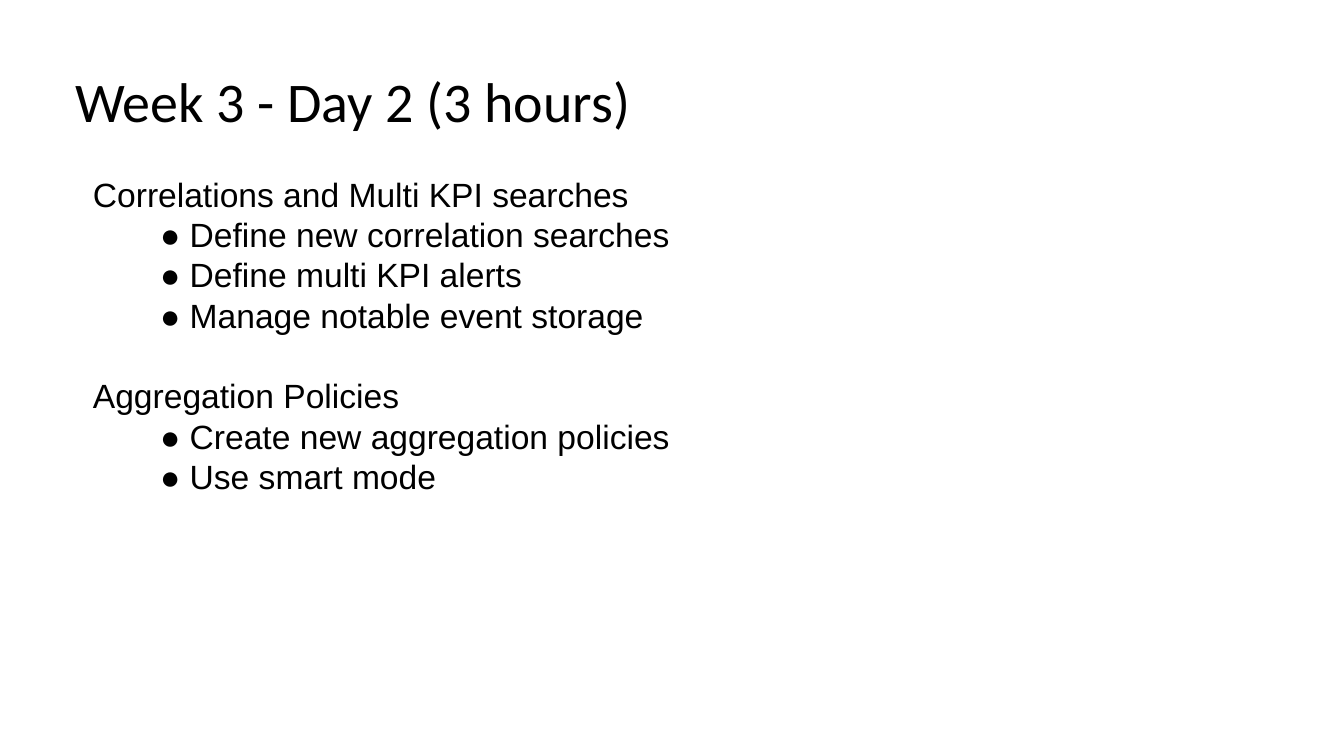
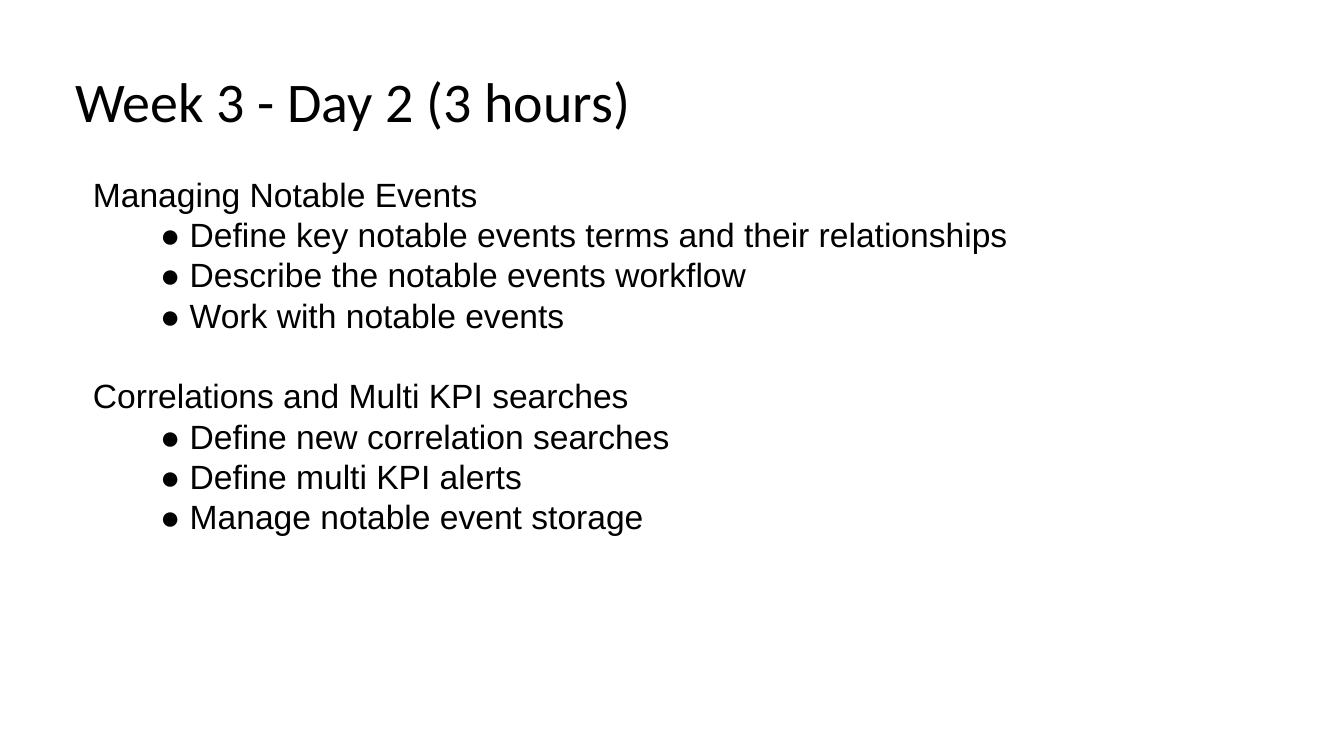
Before and after one commit to prachisaxena123/spl_itsi, a slide deck: slide 7 of course plan.pptx. Drawn at 1344x756 pixels with LibreOffice and Linux fonts; fonts in the diff are those of the drawing. Boxes give left, top, right and bottom in pixels: in the first picture for what was removed or moved away, otherwise in the second. Text is boxed around its words. In the diff, an @@ line names an element or a change of style, - is before the commit and + after.

```diff
--- a/course plan.pptx
+++ b/course plan.pptx
@@ text at bbox=[93, 182, 1008, 329]: paragraphs added @@
+Managing Notable Events
+  ● Define key notable events terms and their relationships
+  ● Describe the notable events workflow
+  ● Work with notable events
@@ text at bbox=[93, 383, 669, 490]: paragraphs removed @@
-Aggregation Policies
-  ● Create new aggregation policies
-  ● Use smart mode
```
Also in this commit, not shown: 1 other slide changed, 2 other files.
